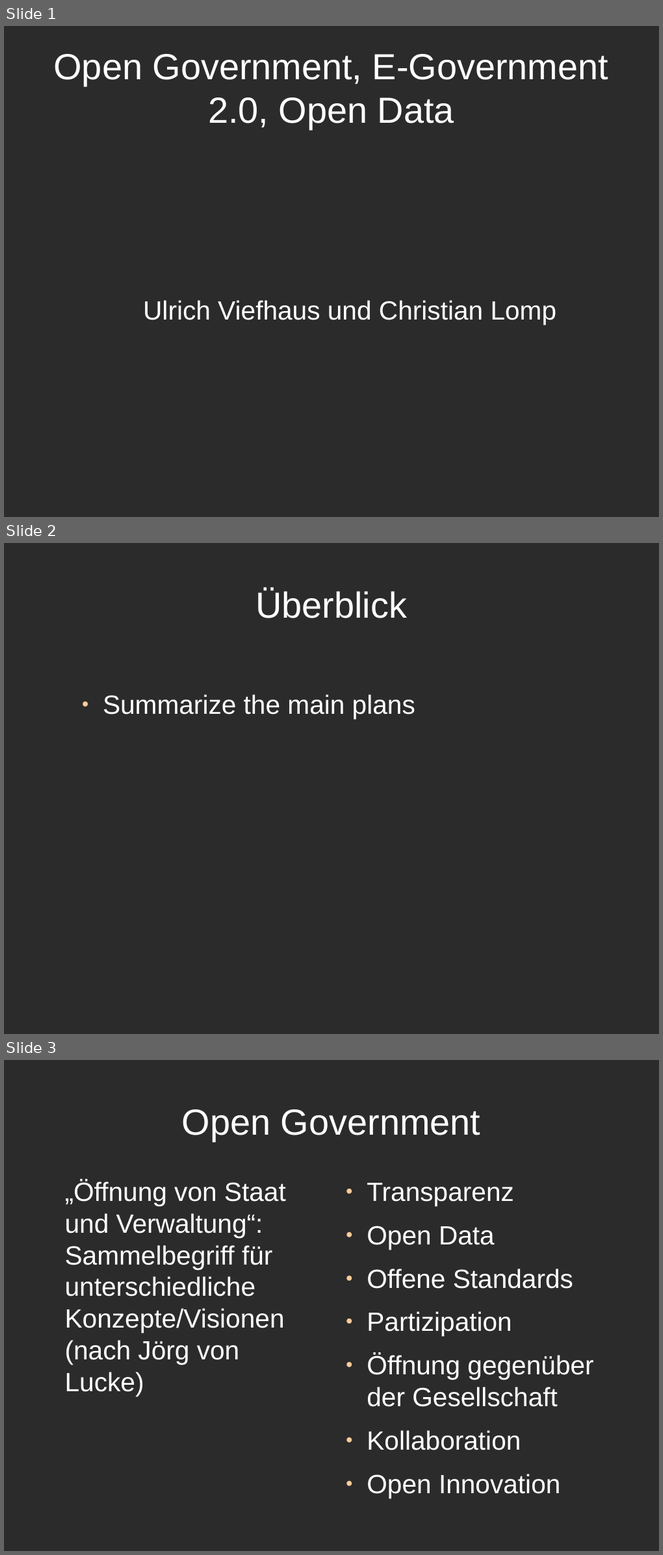
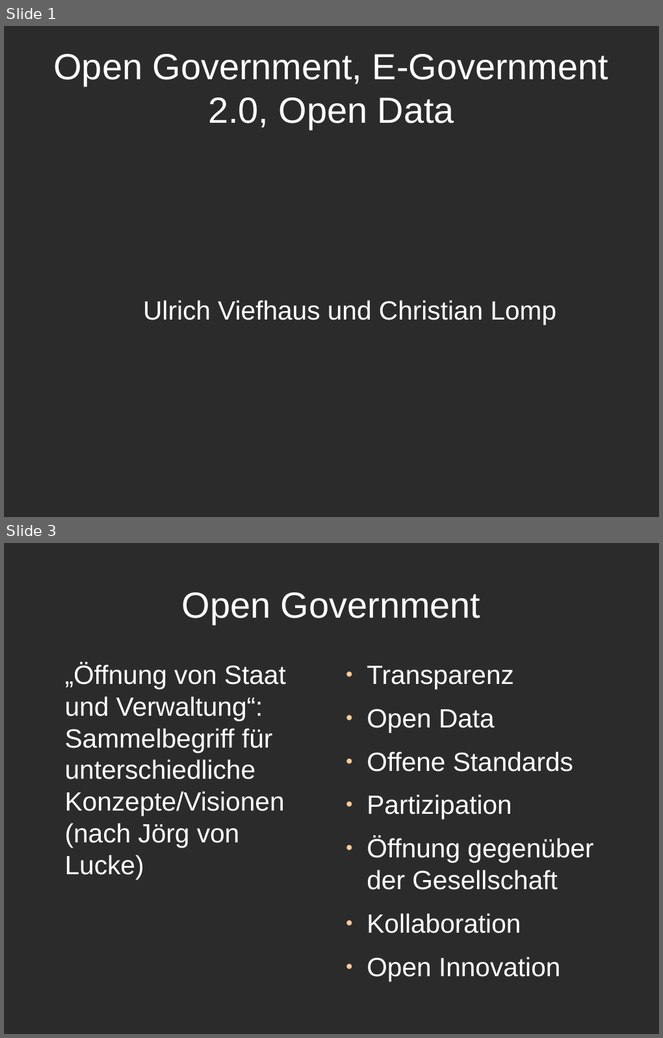
Before and after one commit to clomp/1916-E-Government-2.0, a slide deck: test_openoffice.odp. Shown one above the other, each under a label of ours: slides 1, 2 and 3 before the commit, slides 1 and 3 after it; the slides between them are not shown. The pictures are 663x1555 and 663x1038 pixels, drawn with LibreOffice and Linux fonts; fonts in the diff are those of the drawing; background and template pictures are left out; a plain dark background stands for a picture behind light text. Boxes give left, top, right and bottom in pixels: in the first picture for what was removed or moved away, otherwise in the second. Text is boxed around its words. In the diff, an @@ line names an element or a change of style, - is before the commit and + after.

```diff
--- a/test_openoffice.odp
+++ b/test_openoffice.odp
@@ slide 2 removed at (4,543,659,1034), background picture (left out) @@
@@ title removed at (256,589,407,618) @@
-Überblick
@@ text removed at (103,694,415,719) @@
-● Summarize the main plans
```
Also in this commit, not shown: 1 slide added.
